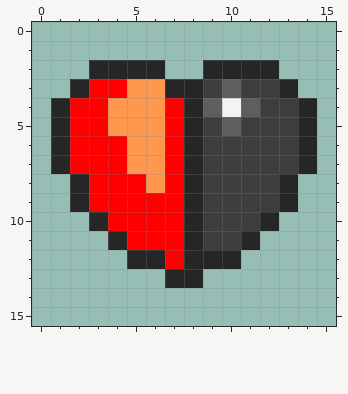
One commit to this pixel-art sprite: Assets/Textures/hud/heartHalf.png. Above is the file before it was changed.
The file is 16x16 pixels.
After the commit:
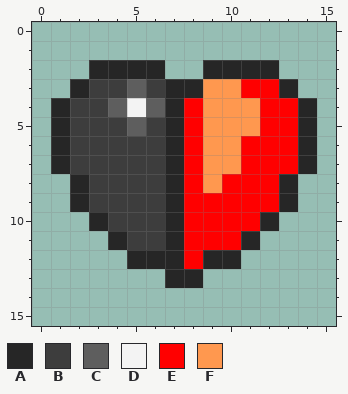
Palette (. is transparent): A #262626  B #3d3d3d  C #5e5e5e  D #f3f3f3  E #ff0000  F #ff984f
Change:
@@ x 0..15 @@
  2 ...AAAA..AAAA...
- 3 ..AEEFFAABCBBA..
- 4 .AEEFFFEACDCBBA.
- 5 .AEEFFFEABCBBBA.
- 6 .AEEEFFEABBBBBA.
- 7 .AEEEFFEABBBBBA.
- 8 ..AEEEFEABBBBA..
- 9 ..AEEEEEABBBBA..
-10 ...AEEEEABBBA...
-11 ....AEEEABBA....
-12 .....AAEAAA.....
+ 3 ..ABBCBAAFFEEA..
+ 4 .ABBCDCAEFFFEEA.
+ 5 .ABBBCBAEFFFEEA.
+ 6 .ABBBBBAEFFEEEA.
+ 7 .ABBBBBAEFFEEEA.
+ 8 ..ABBBBAEFEEEA..
+ 9 ..ABBBBAEEEEEA..
+10 ...ABBBAEEEEA...
+11 ....ABBAEEEA....
+12 .....AAAEAA.....
 13 .......AA.......
Boxes around the changes in both pictures, in picture pixels (x1, y1, x2, y2):
changed: (70, 79, 298, 269)
